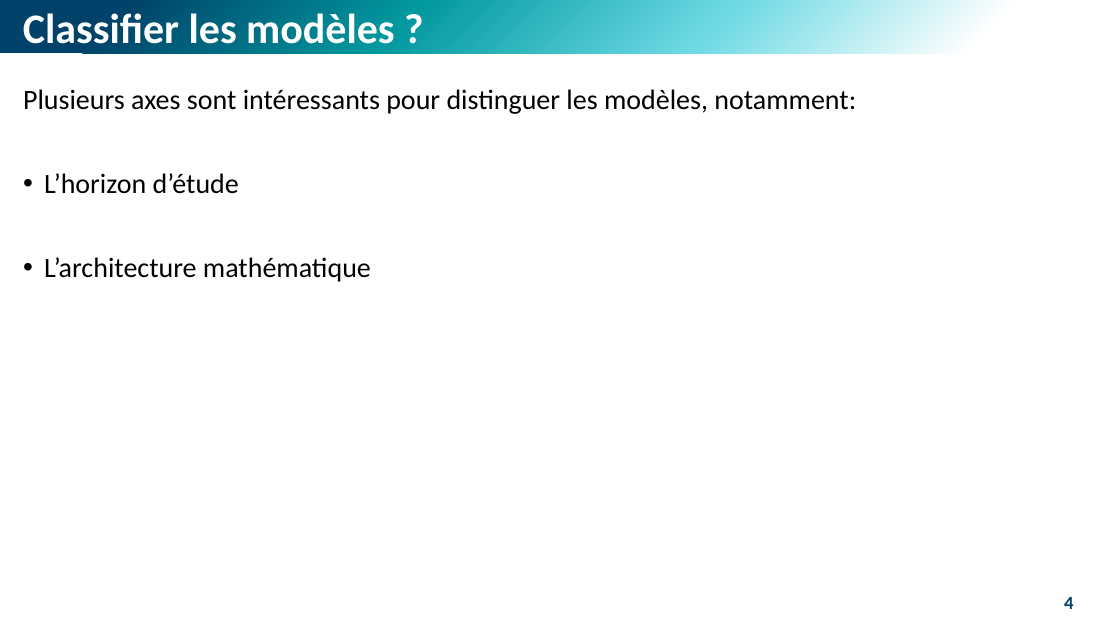
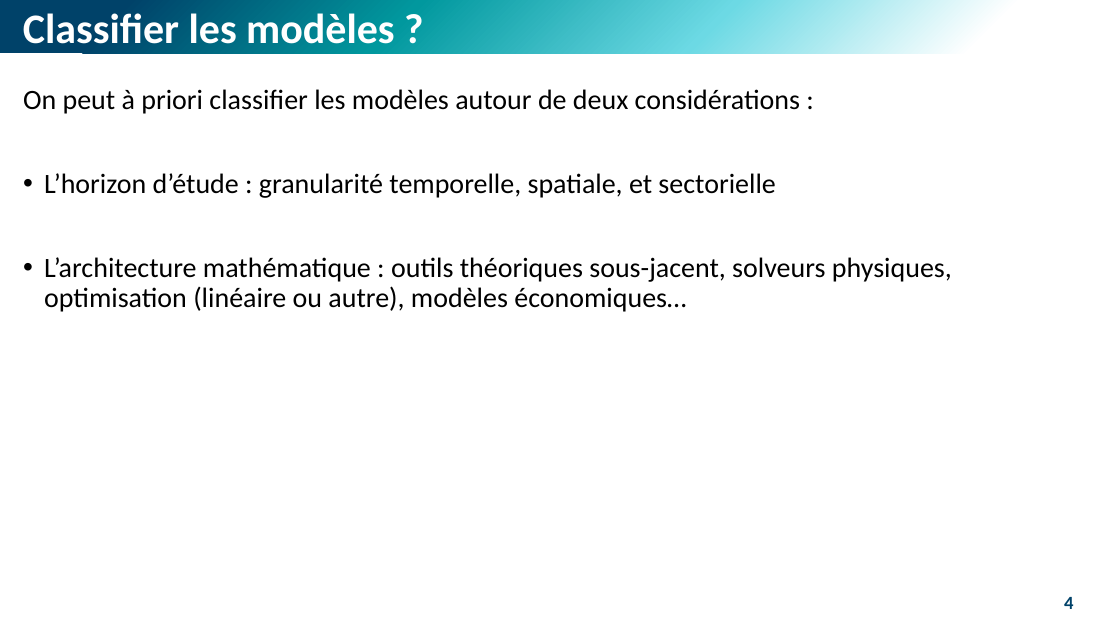
Before and after one commit to M-Berthelin/energy_mod_ISEL_MIX5, a slide deck: slide 4 of slides/3_Mod.pptx. Drawn at 1120x630 pixels with LibreOffice and Linux fonts; fonts in the diff are those of the drawing. Boxes give left, top, right and bottom in pixels: in the first picture for what was removed or moved away, otherwise in the second. Text is boxed around its words. In the diff, an @@ line names an element or a change of style, - is before the commit and + after.

```diff
--- a/slides/3_Mod.pptx
+++ b/slides/3_Mod.pptx
@@ text at box(23, 89, 952, 312): text changed @@
-Plusieurs axes sont intéressants pour distinguer les modèles, notamment:
-• L’horizon d’étude
-• L’architecture mathématique
+On peut à priori classifier les modèles autour de deux considérations :
+• L’horizon d’étude : granularité temporelle, spatiale, et sectorielle
+• L’architecture mathématique : outils théoriques sous-jacent, solveurs physiques, optimisation (linéaire ou autre), modèles économiques…
```
Also in this commit, not shown: 7 other slides changed, 2 other files.
